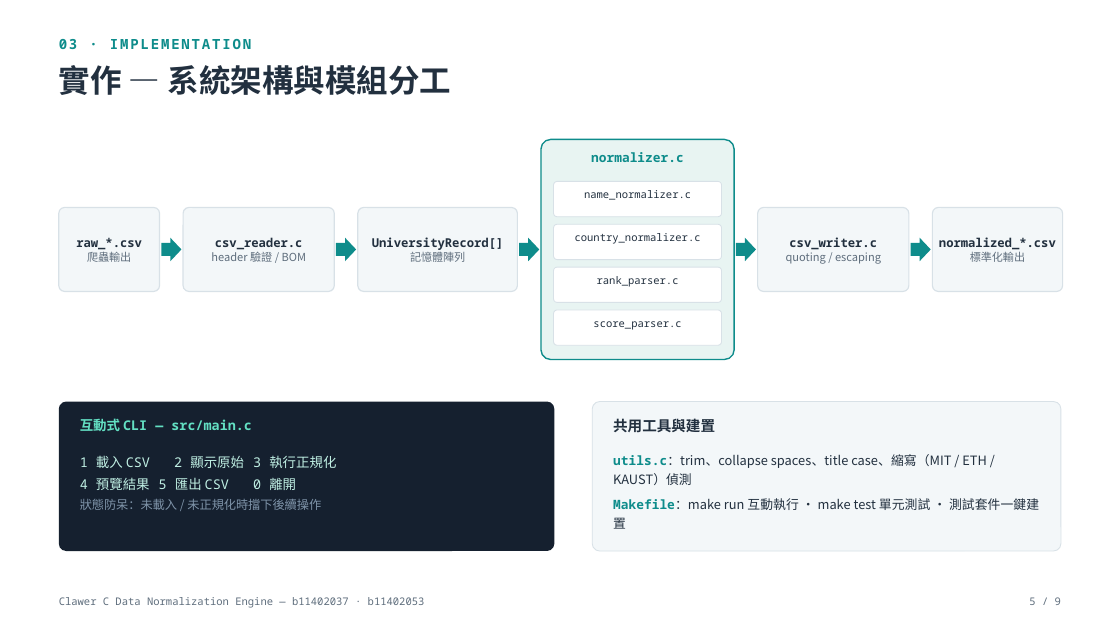
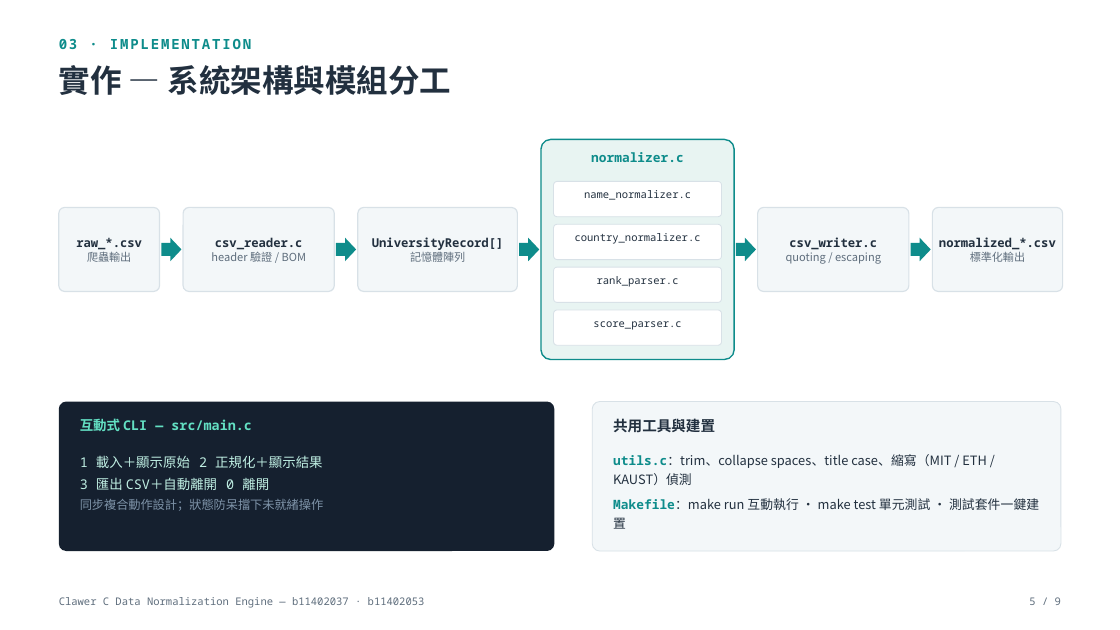
Before and after one commit to heinricitorgau/Clawer-C-Data-Normalization-Engine, a slide deck: slide 5 of b11402037-b11402053-demo.pptx. Drawn at 1120x630 pixels with LibreOffice and Linux fonts; fonts in the diff are those of the drawing. Boxes give left, top, right and bottom in pixels: in the first picture for what was removed or moved away, otherwise in the second. Text is boxed around its words. In the diff, an @@ line names an element or a change of style, - is before the commit and + after.

```diff
--- a/b11402037-b11402053-demo.pptx
+++ b/b11402037-b11402053-demo.pptx
@@ text at [80, 455, 324, 511]: text changed @@
-1 載入 CSV 2 顯示原始 3 執行正規化
-4 預覽結果 5 匯出 CSV 0 離開
-狀態防呆：未載入 / 未正規化時擋下後續操作
+1 載入＋顯示原始 2 正規化＋顯示結果
+3 匯出 CSV＋自動離開 0 離開
+同步複合動作設計；狀態防呆擋下未就緒操作
```
Also in this commit, not shown: 1 other slide changed, 13 other files.
